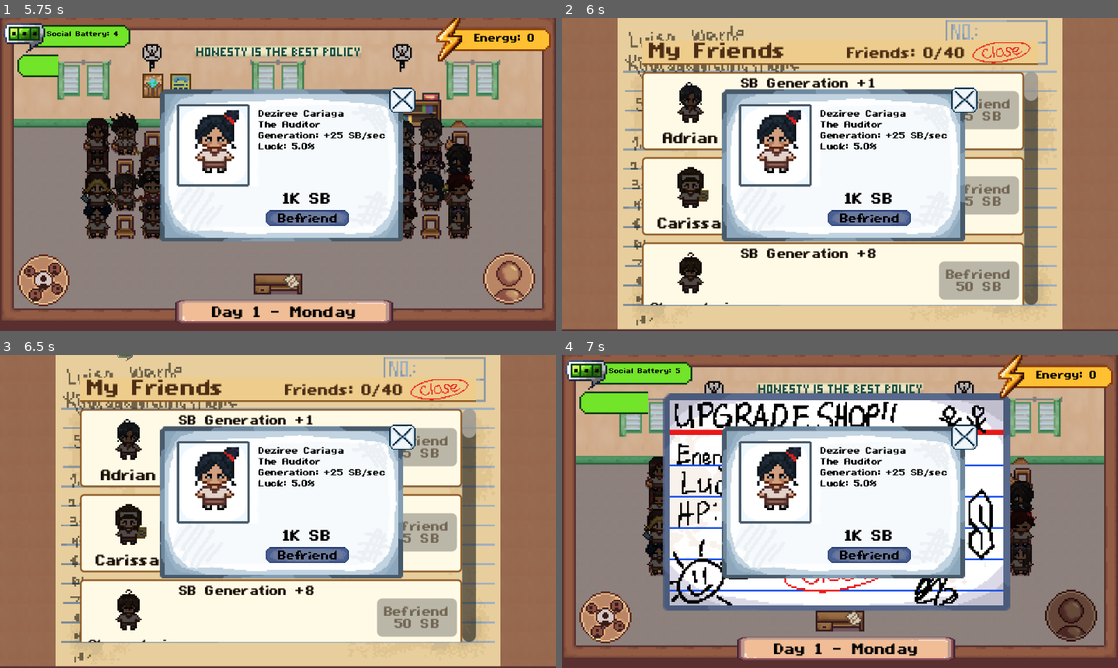
Above: before the commit, frames 1-4 (two rows, left to right).
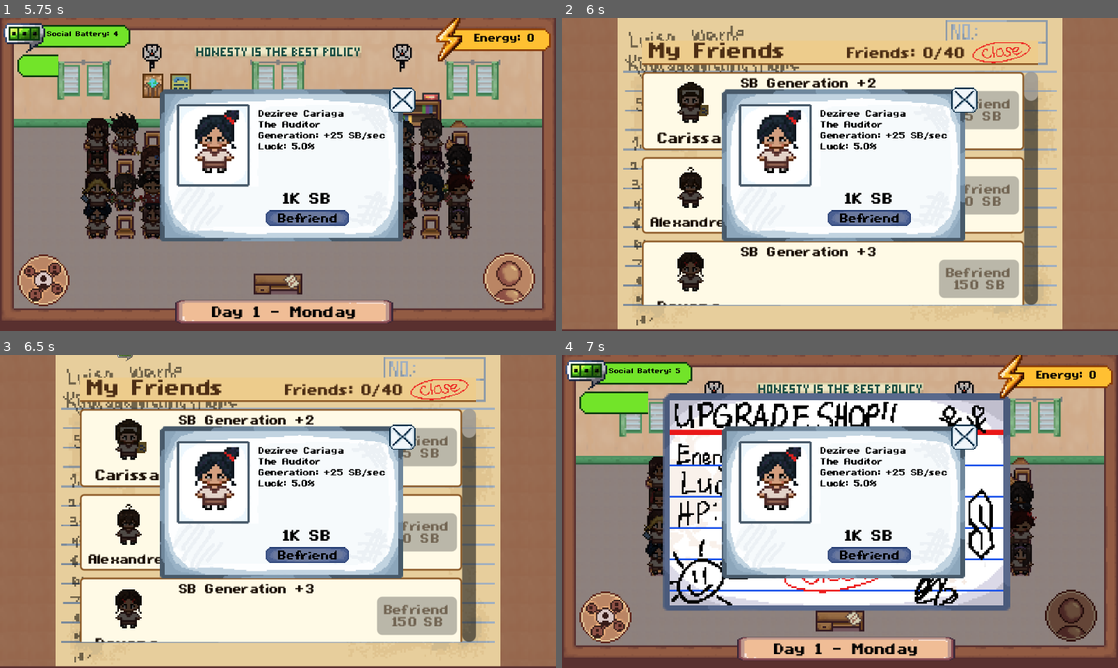
Above: after the commit, the same moments.

Repository: AzeOcram/checkpoint-gamejam
Game: Godot game, scene res://scenes/main_menu/main_menu.tscn
Two runs of this game, one before a commit and one after it. Both use one fixed random seed, a clock stepped at 60 frames per second and the inputs below.
Inputs (mouse positions are in pixels of both pictures, inside the frame that each line leads up to):
- Up to frame 1 (5.75 s): click (417, 155) at 0.5 s; click "Boy" at 1.25 s; click (483, 224) at 2.02 s; tap Enter at 2.75 s; move the mouse to (400, 158) at 2.77 s; press the mouse at (400, 158) at 2.78 s; move the mouse to (166, 190) at 3.52 s; release the mouse at (166, 190) at 3.53 s; hold S 3.53-4.28 s; click (166, 190) at 3.6 s; move the mouse to (333, 105) at 4.27 s; press the mouse at (333, 105) at 4.28 s; move the mouse to (250, 237) at 5.02 s; release the mouse at (250, 237) at 5.03 s; click (250, 237) at 5.1 s
- Up to frame 2 (6 s): click (606, 280) at 5.75 s
- Up to frame 3 (6.5 s): no input
- Up to frame 4 (7 s): click (1073, 614) at 6.5 s

Frame 1 is identical in both runs. In frame 2, 3.5% of the frame differs, in the area x 14-84%, y 19-92%; in frame 3, 3.5%; in frame 4, nothing differs.

Commit message:
fix: fixes adrian

Diff:
--- a/resources/friends/adrian.tres
+++ b/resources/friends/adrian.tres
@@ -13,6 +13,13 @@
 script = ExtResource("1_pq5e7")
 friend_name = "Adrian Louis Llorca"
 desc = "Boys at the back"
+recruitment_cost = 1500
+social_battery_generation = 50
+luck = 0.05
+mood_decrease_rate = 100.0
+connection_gain = 50
+friend_qte_timer_min = 20.0
+friend_qte_timer_max = 30.0
 sprite = ExtResource("2_v34go")
 sprite2 = ExtResource("3_6giri")
 map_position_index = 27
--- a/scenes/main/friend_card.tscn
+++ b/scenes/main/friend_card.tscn
@@ -1,6 +1,6 @@
-[gd_scene format=3]
+[gd_scene format=3 uid="uid://cdb24657ww4o5"]
 
-[ext_resource type="Script" path="res://scripts/main/friend_card.gd" id="1_card"]
+[ext_resource type="Script" uid="uid://3xm26i5wrjl4" path="res://scripts/main/friend_card.gd" id="1_card"]
 
 [sub_resource type="StyleBoxFlat" id="card_style"]
 content_margin_left = 3.0
@@ -30,26 +30,25 @@
 [sub_resource type="StyleBoxFlat" id="sb_fill"]
 bg_color = Color(0.22, 0.55, 0.3, 1)
 
-[node name="FriendCard" type="PanelContainer"]
-layout_mode = 2
+[node name="FriendCard" type="PanelContainer" unique_id=122865212]
 size_flags_horizontal = 3
 theme_override_styles/panel = SubResource("card_style")
 script = ExtResource("1_card")
 
-[node name="HBoxContainer" type="HBoxContainer" parent="."]
+[node name="HBoxContainer" type="HBoxContainer" parent="." unique_id=438850827]
 layout_mode = 2
 theme_override_constants/separation = 4
 
-[node name="Identity" type="VBoxContainer" parent="HBoxContainer"]
+[node name="Identity" type="VBoxContainer" parent="HBoxContainer" unique_id=1449460766]
 custom_minimum_size = Vector2(50, 0)
 layout_mode = 2
 theme_override_constants/separation = 1
 
-[node name="PortraitBox" type="Control" parent="HBoxContainer/Identity"]
+[node name="PortraitBox" type="Control" parent="HBoxContainer/Identity" unique_id=1588189720]
 custom_minimum_size = Vector2(30, 30)
 layout_mode = 2
 
-[node name="Portrait" type="TextureRect" parent="HBoxContainer/Identity/PortraitBox"]
+[node name="Portrait" type="TextureRect" parent="HBoxContainer/Identity/PortraitBox" unique_id=599465640]
 layout_mode = 1
 anchors_preset = 15
 anchor_right = 1.0
@@ -59,7 +58,7 @@
 expand_mode = 1
 stretch_mode = 5
 
-[node name="MoodIcon" type="TextureRect" parent="HBoxContainer/Identity/PortraitBox"]
+[node name="MoodIcon" type="TextureRect" parent="HBoxContainer/Identity/PortraitBox" unique_id=886797111]
 layout_mode = 0
 offset_left = 30.0
 offset_top = -2.0
@@ -68,60 +67,59 @@
 expand_mode = 1
 stretch_mode = 5
 
-[node name="NameLabel" type="Label" parent="HBoxContainer/Identity"]
+[node name="NameLabel" type="Label" parent="HBoxContainer/Identity" unique_id=1958360770]
 layout_mode = 2
 theme_override_colors/font_color = Color(0.3, 0.18, 0.08, 1)
 theme_override_font_sizes/font_size = 7
+text = "Name"
 horizontal_alignment = 1
 clip_text = true
-text = "Name"
 
-[node name="Stats" type="VBoxContainer" parent="HBoxContainer"]
+[node name="Stats" type="VBoxContainer" parent="HBoxContainer" unique_id=447328993]
 layout_mode = 2
 size_flags_horizontal = 3
 theme_override_constants/separation = 0
 
-[node name="MoodLabel" type="Label" parent="HBoxContainer/Stats"]
+[node name="MoodLabel" type="Label" parent="HBoxContainer/Stats" unique_id=1794929910]
 layout_mode = 2
 theme_override_colors/font_color = Color(0.3, 0.18, 0.08, 1)
 theme_override_font_sizes/font_size = 6
 text = "Mood"
 
-[node name="MoodBar" type="ProgressBar" parent="HBoxContainer/Stats"]
+[node name="MoodBar" type="ProgressBar" parent="HBoxContainer/Stats" unique_id=1523893183]
 custom_minimum_size = Vector2(0, 3)
 layout_mode = 2
 theme_override_styles/background = SubResource("bar_bg")
 theme_override_styles/fill = SubResource("mood_fill")
 show_percentage = false
 
-[node name="ConnectionLabel" type="Label" parent="HBoxContainer/Stats"]
+[node name="ConnectionLabel" type="Label" parent="HBoxContainer/Stats" unique_id=1323511925]
 layout_mode = 2
 theme_override_colors/font_color = Color(0.3, 0.18, 0.08, 1)
 theme_override_font_sizes/font_size = 6
 text = "Connection"
 
-[node name="ConnectionBar" type="ProgressBar" parent="HBoxContainer/Stats"]
+[node name="ConnectionBar" type="ProgressBar" parent="HBoxContainer/Stats" unique_id=465957031]
 custom_minimum_size = Vector2(0, 3)
 layout_mode = 2
 theme_override_styles/background = SubResource("bar_bg")
 theme_override_styles/fill = SubResource("connection_fill")
 show_percentage = false
 
-[node name="SBLabel" type="Label" parent="HBoxContainer/Stats"]
+[node name="SBLabel" type="Label" parent="HBoxContainer/Stats" unique_id=1660067150]
 layout_mode = 2
 theme_override_colors/font_color = Color(0.3, 0.18, 0.08, 1)
 theme_override_font_sizes/font_size = 6
 text = "SB Generation"
 
-[node name="SBBar" type="ProgressBar" parent="HBoxContainer/Stats"]
+[node name="SBBar" type="ProgressBar" parent="HBoxContainer/Stats" unique_id=1219506291]
 custom_minimum_size = Vector2(0, 3)
 layout_mode = 2
 theme_override_styles/background = SubResource("bar_bg")
 theme_override_styles/fill = SubResource("sb_fill")
-step = 0.01
 show_percentage = false
 
-[node name="BuyButton" type="Button" parent="HBoxContainer"]
+[node name="BuyButton" type="Button" parent="HBoxContainer" unique_id=1993606325]
 visible = false
 layout_mode = 2
 size_flags_vertical = 4
--- a/scripts/main/friend_card.gd
+++ b/scripts/main/friend_card.gd
@@ -74,6 +74,12 @@
 func set_buyable(can_buy: bool) -> void:
 	buy_button.disabled = not can_buy
 
+	if can_buy:
+		var style := buy_button.get_theme_stylebox("normal").duplicate()
+		style.bg_color = Color("#D8B4FE")
+		buy_button.add_theme_stylebox_override("normal", style)
+	else:
+		buy_button.remove_theme_stylebox_override("normal")
 
 func _on_buy_pressed() -> void:
 	buy_requested.emit(data)
Not shown, changed: assets/art/qte/Trash 2.PNG.import
